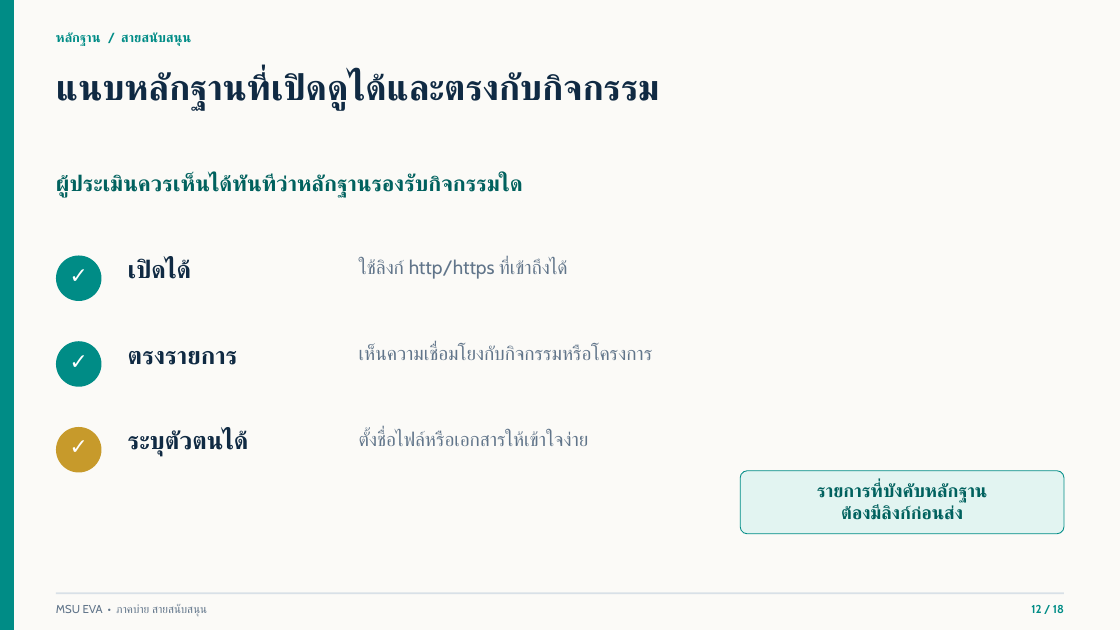
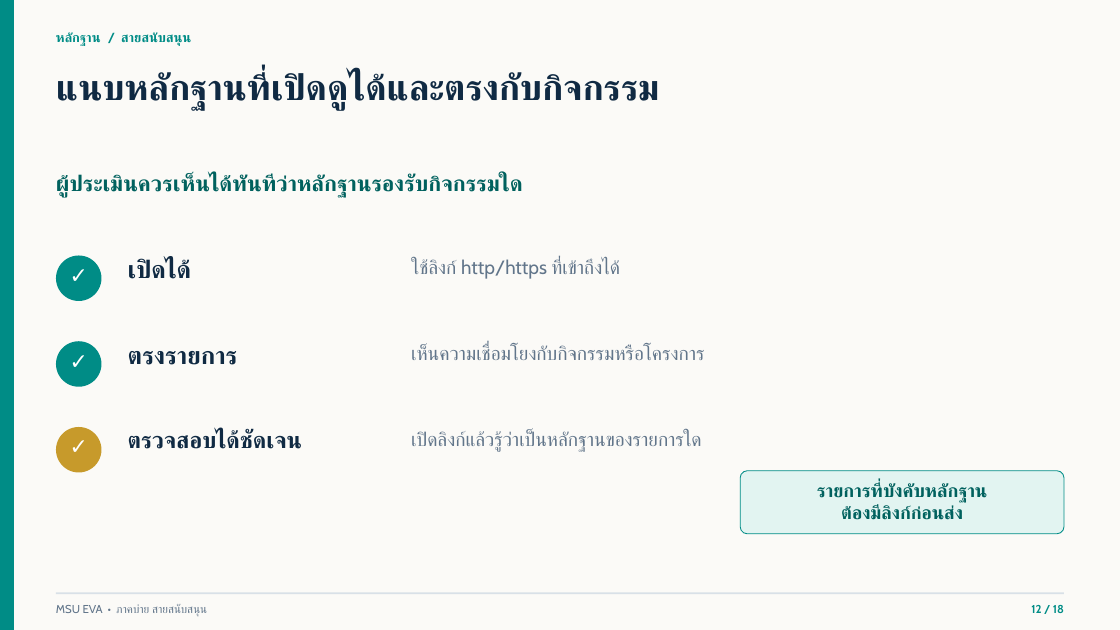
Before and after one commit to issenkku/issenkku-msu_eva-pass2, a slide deck: slide 12 of docs/MSU-EVA-อบรมสายสนับสนุน-ฉบับวิทยากร.pptx. Drawn at 1120x630 pixels with LibreOffice and Linux fonts; fonts in the diff are those of the drawing. Boxes give left, top, right and bottom in pixels: in the first picture for what was removed or moved away, otherwise in the second. Text is boxed around its words. In the diff, an @@ line names an element or a change of style, - is before the commit and + after.

```diff
--- a/docs/MSU-EVA-อบรมสายสนับสนุน-ฉบับวิทยากร.pptx
+++ b/docs/MSU-EVA-อบรมสายสนับสนุน-ฉบับวิทยากร.pptx
@@ text "ใช้ลิงก์ http/https ที่เข้าถึงได้": place and size @@
-text "ใช้ลิงก์ http/https ที่เข้าถึงได้" at box(359, 259, 568, 279)
+text "ใช้ลิงก์ http/https ที่เข้าถึงได้" at box(411, 259, 620, 279)
@@ text "เห็นความเชื่อมโยงกับกิจกรรมหรือโครงการ": place and size @@
-text "เห็นความเชื่อมโยงกับกิจกรรมหรือโครงการ" at box(359, 345, 652, 360)
+text "เห็นความเชื่อมโยงกับกิจกรรมหรือโครงการ" at box(411, 345, 705, 360)
@@ text at box(128, 430, 302, 449): text changed; size 21 to 19.5 pt @@
-ระบุตัวตนได้
+ตรวจสอบได้ชัดเจน
@@ text at box(411, 431, 701, 452): text changed @@
-ตั้งชื่อไฟล์หรือเอกสารให้เข้าใจง่าย
+เปิดลิงก์แล้วรู้ว่าเป็นหลักฐานของรายการใด
```
Also in this commit, not shown: 1 other file.
